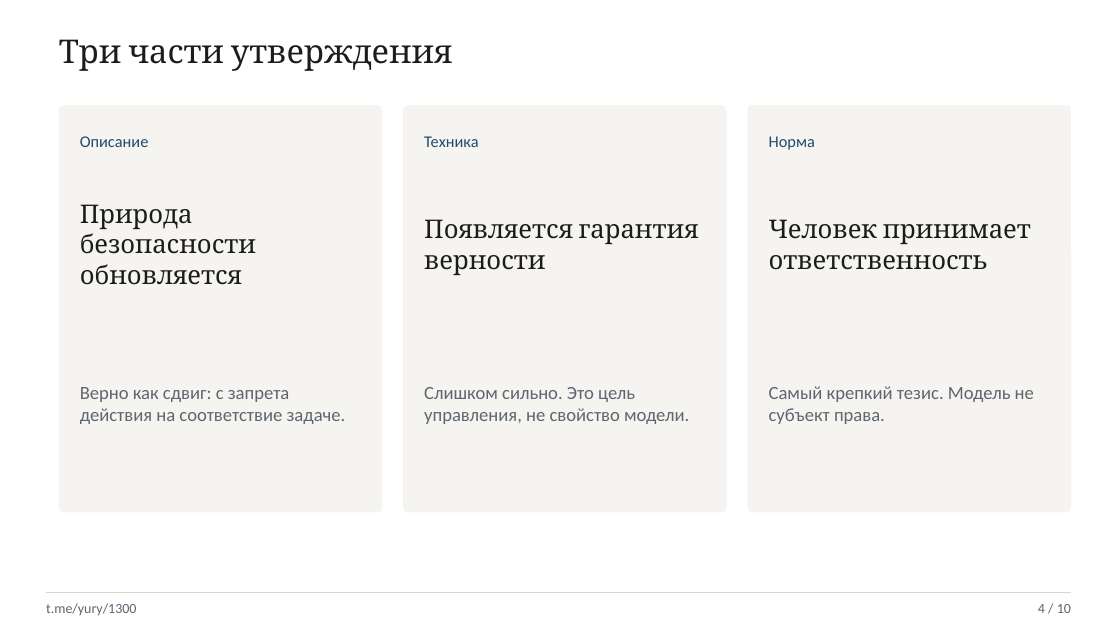
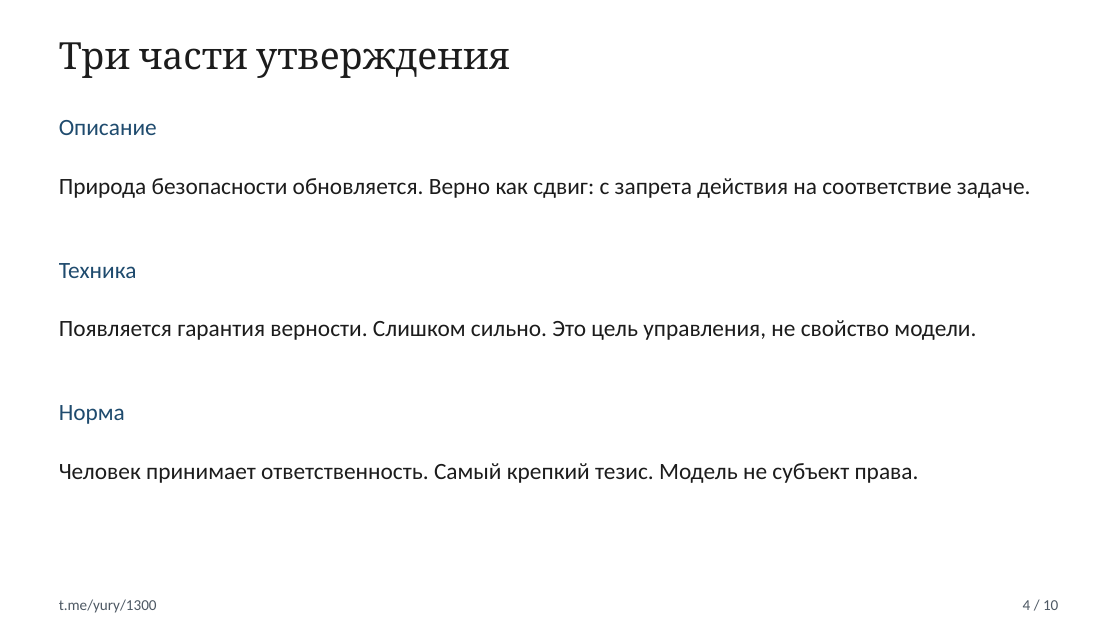
Before and after one commit to cuthbertnogood/maximov-ai-fidelity-1300, a slide deck: slide 4 of presentation/maximov-1300.pptx. Drawn at 1120x630 pixels with LibreOffice and Linux fonts; fonts in the diff are those of the drawing. Boxes give left, top, right and bottom in pixels: in the first picture for what was removed or moved away, otherwise in the second. Text is boxed around its words. In the diff, an @@ line names an element or a change of style, - is before the commit and + after.

```diff
--- a/presentation/maximov-1300.pptx
+++ b/presentation/maximov-1300.pptx
@@ text "Три части утверждения" at (x1=59, y1=42, x2=509, y2=78): size 28 to 32 pt @@
@@ text "Описание" moved from (x1=80, y1=136, x2=149, y2=147) to (x1=59, y1=120, x2=157, y2=135) @@
@@ rounded rectangle removed at (x1=59, y1=105, x2=382, y2=513) @@
@@ rounded rectangle removed at (x1=403, y1=105, x2=727, y2=513) @@
@@ rounded rectangle removed at (x1=748, y1=105, x2=1071, y2=513) @@
@@ text at (x1=59, y1=178, x2=1031, y2=198): text changed; size 16 to 20 pt; text colour #5E6670 to #1C1C1C @@
-Верно как сдвиг: с запрета действия на соответствие задаче.
+Природа безопасности обновляется. Верно как сдвиг: с запрета действия на соответствие задаче.
@@ text removed at (x1=80, y1=204, x2=256, y2=285) @@
-Природа безопасности обновляется
@@ text removed at (x1=424, y1=219, x2=699, y2=275) @@
-Появляется гарантия верности
@@ text removed at (x1=769, y1=219, x2=1031, y2=270) @@
-Человек принимает ответственность
@@ text "Техника" moved from (x1=424, y1=136, x2=478, y2=147) to (x1=59, y1=263, x2=137, y2=278) @@
@@ text at (x1=59, y1=320, x2=976, y2=340): text changed; size 16 to 20 pt; text colour #5E6670 to #1C1C1C @@
-Слишком сильно. Это цель управления, не свойство модели.
+Появляется гарантия верности. Слишком сильно. Это цель управления, не свойство модели.
@@ size 14 to 20 pt in 3 elements at (x1=59, y1=120, x2=157, y2=135), (x1=59, y1=263, x2=137, y2=278), (x1=59, y1=405, x2=125, y2=424) @@
@@ text "Норма" moved from (x1=769, y1=136, x2=815, y2=150) to (x1=59, y1=405, x2=125, y2=424) @@
@@ text at (x1=59, y1=463, x2=919, y2=483): text changed; size 16 to 20 pt; text colour #5E6670 to #1C1C1C @@
-Самый крепкий тезис. Модель не субъект права.
+Человек принимает ответственность. Самый крепкий тезис. Модель не субъект права.
@@ rectangle removed at (x1=46, y1=592, x2=1071, y2=593) @@
@@ text "t.me/yury/1300" moved from (x1=46, y1=603, x2=136, y2=615) to (x1=59, y1=599, x2=157, y2=613) @@
@@ text "t.me/yury/1300" at (x1=59, y1=599, x2=157, y2=613): size 12 to 13 pt, text colour #5E6670 to #4E5964 @@
@@ text "4 / 10" at (x1=1023, y1=600, x2=1058, y2=610): size 12 to 13 pt, text colour #5E6670 to #4E5964 @@
@@ text "4 / 10" moved from (x1=1038, y1=604, x2=1071, y2=613) to (x1=1023, y1=600, x2=1058, y2=610) @@
```
Also in this commit, not shown: 9 other slides changed, 1 other file.
